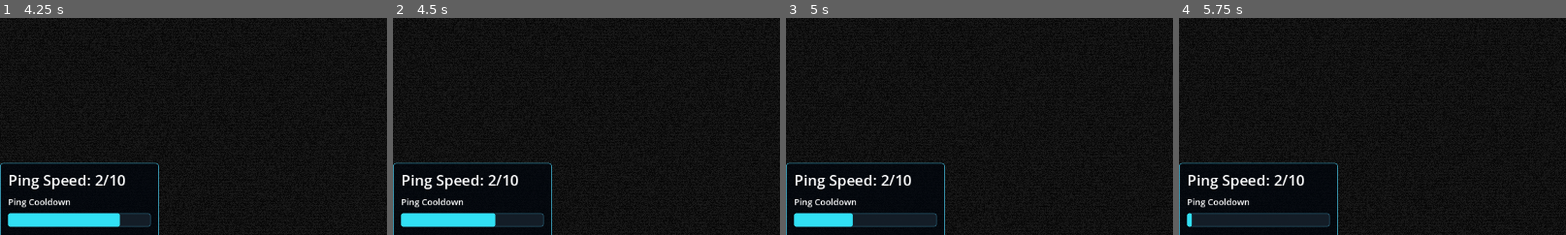
Above: before the commit, frames 1-4 (left to right).
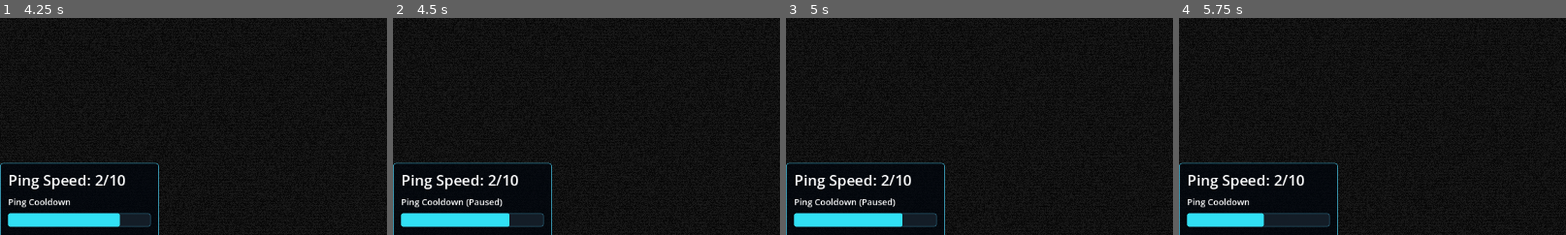
Above: after the commit, the same moments.

Repository: frkatona/LD59-Signal
Game: Godot game, scene res://scenes/main.tscn
The game is run twice, just before and just after one commit, with the same random seed, the same clock (stepped at 60 frames per second) and the same inputs. Sound files missing from this copy of the repository are replaced by a short silence.
Inputs (mouse positions are % of the whole screen's width and height, from its top left):
- Up to frame 1 (4.25 s): click "Start Game" at 0.5 s; tap Enter at 1.25, 3.5 s; move the mouse to (55, 50) at 1.27 s; hold F (sonar_ping) 1.28-2.03 s; hold W from 1.28 s (still down); click (55, 50) at 1.42 s; tap Space at 1.52, 2.27, 2.75, 3.77 s; move the mouse to (45, 50) at 2.02 s; tap E (interact) at 2.1 s; tap F (sonar_ping) at 2.3, 3.8 s; move the mouse to (52, 48) at 2.77 s; hold F (sonar_ping) 2.78-3.53 s; move the mouse to (49, 52) at 3.52 s; tap G (toggle_sonar_mode) at 3.6 s; click (49, 52) at 3.67 s
- Up to frame 2 (4.5 s): keep holding W; move the mouse to (57, 51) at 4.27 s; hold F (sonar_ping) from 4.28 s (still down)
- Up to frame 3 (5 s): keep holding W; keep holding F (sonar_ping); tap Space at 4.52 s
- Up to frame 4 (5.75 s): keep holding W; move the mouse to (42, 49) at 5.02 s; release F (sonar_ping) at 5.03 s; tap E (interact) at 5.1 s; tap Space at 5.27 s; tap F (sonar_ping) at 5.3 s
The pictures show only the part of the screen within x 1-51%, y 45-95%; the shares and areas given below are measured in that part.

Frame 1 is identical in both runs. In frame 2, 0.5% of the frame differs, in the area x 18-31%, y 83-97%; in frame 3, 1.1%; in frame 4, 1.3%, in the area x 3-23%, y 89-97%.

Commit message:
added light switch model and made sonar pulse pause when double tap f

Diff:
--- a/scenes/main.tscn
+++ b/scenes/main.tscn
@@ -397,7 +397,7 @@
 [node name="Props" type="Node3D" parent="." unique_id=693231226]
 
 [node name="chair2" parent="Props" unique_id=1377584579 groups=["sonar_reveal"] instance=ExtResource("3_chair")]
-transform = Transform3D(0.7150056, 0, 0, 0, 0.7150056, 0, 0, 0, 0.7150056, 5.3317194, 0.00074707816, -5.3162546)
+transform = Transform3D(0.50558525, 0, -0.50558525, 0, 0.7150055, 0, 0.50558525, 0, 0.50558525, 5.0347924, 0.00074707816, -5.185207)
 
 [node name="fan" parent="Props" unique_id=594698607 groups=["sonar_reveal"] instance=ExtResource("3_jyhfs")]
 transform = Transform3D(0.6276457, 0, 0, 0, 0.6276457, 0, 0, 0, 0.6276457, 0.66948557, 3.4538434, 0.6211808)
@@ -428,10 +428,10 @@
 [node name="CollisionShape3D" type="CollisionShape3D" parent="Props/WinOrb/InteractionArea" unique_id=390475869]
 shape = SubResource("SphereShape3D_win_orb_interaction")
 
-[node name="lab-bench" parent="Props" unique_id=2129328667 groups=["sonar_occluder"] instance=ExtResource("6_o6xl0")]
+[node name="lab-bench" parent="Props" unique_id=2129328667 groups=["sonar_occluder", "sonar_reveal"] instance=ExtResource("6_o6xl0")]
 transform = Transform3D(-3.3236365e-08, 0, 0.7603594, 0, 0.7603594, 0, -0.7603594, 0, -3.3236365e-08, -5.3361416, 0.09189254, -1.9738336)
 
-[node name="lab-bench2" parent="Props" unique_id=416406535 groups=["sonar_occluder"] instance=ExtResource("6_o6xl0")]
+[node name="lab-bench2" parent="Props" unique_id=416406535 groups=["sonar_occluder", "sonar_reveal"] instance=ExtResource("6_o6xl0")]
 transform = Transform3D(-0.76035935, 0, -6.647272e-08, 0, 0.76035935, 0, 6.647272e-08, 0, -0.76035935, -2.9891753, 0.09189254, 5.3862796)
 
 [node name="SteppingStones" type="Node3D" parent="." unique_id=81523368]
--- a/scripts/sonar_vision_controller.gd
+++ b/scripts/sonar_vision_controller.gd
@@ -57,6 +57,7 @@
 
 var sonar_mode_enabled := false
 var ping_active := false
+var ping_frozen := false
 var ping_radius := 0.0
 var ping_origin_ws := Vector3.ZERO
 var ping_cooldown_remaining := 0.0
@@ -178,8 +179,9 @@
 		_set_sonar_mode(not sonar_mode_enabled)
 		return
 
-	if event.is_action_pressed("sonar_ping") and sonar_mode_enabled and ping_cooldown_remaining <= 0.0:
-		_start_ping()
+	if event.is_action_pressed("sonar_ping") and sonar_mode_enabled:
+		_handle_sonar_ping_input()
+		return
 
 
 func _process(delta: float) -> void:
@@ -196,13 +198,13 @@
 	_sync_proxy_transforms()
 	_update_interaction_prompt()
 
-	if ping_cooldown_remaining > 0.0:
+	if ping_cooldown_remaining > 0.0 and not ping_frozen:
 		ping_cooldown_remaining = max(ping_cooldown_remaining - delta, 0.0)
 
-	if ping_active:
+	if ping_active and not ping_frozen:
 		ping_radius += ping_speed * delta
 		if ping_radius > ping_max_radius:
-			ping_active = false
+			_clear_ping()
 
 	_update_shader_state()
 	_update_ping_hud()
@@ -949,15 +951,28 @@
 	overlay_root.visible = enabled
 
 	if not enabled:
-		ping_active = false
-		ping_radius = 0.0
+		_clear_ping()
 
 	_sync_music_players()
 	_update_shader_state()
 
 
+func _handle_sonar_ping_input() -> void:
+	if ping_active:
+		if ping_frozen:
+			_clear_ping()
+		else:
+			ping_frozen = true
+			_update_ping_hud()
+		return
+
+	if ping_cooldown_remaining <= 0.0:
+		_start_ping()
+
+
 func _start_ping() -> void:
 	ping_active = true
+	ping_frozen = false
 	ping_radius = 0.0
 	ping_origin_ws = player_camera.global_position
 	ping_cooldown_remaining = ping_cooldown_seconds
@@ -967,6 +982,12 @@
 	_update_shader_state()
 
 
+func _clear_ping() -> void:
+	ping_active = false
+	ping_frozen = false
+	ping_radius = 0.0
+
+
 func _update_shader_state() -> void:
 	reveal_material.set_shader_parameter("ping_origin_ws", ping_origin_ws)
 	reveal_material.set_shader_parameter("ping_radius", ping_radius)
@@ -1101,7 +1122,7 @@
 	ping_hud_panel.self_modulate = Color(1.0, 1.0, 1.0, 1.0 if sonar_mode_enabled else 0.7)
 
 	ping_speed_label.text = "Ping Speed: %d/%d" % [_get_ping_speed_ui_value(), PING_SPEED_UI_MAX]
-	ping_cooldown_label.text = "Ping Cooldown"
+	ping_cooldown_label.text = "Ping Cooldown (Paused)" if ping_frozen else "Ping Cooldown"
 
 	var cooldown_max: float = maxf(ping_cooldown_seconds, 0.001)
 	ping_cooldown_bar.max_value = cooldown_max
Binary file added: assets/models/light-switch.glb
Not shown, added: assets/models/light-switch.glb.import
Not shown, changed: export_presets.cfg
Not shown, changed: models.blend
Not shown, changed: models.blend1
Not shown, changed: readme.md
